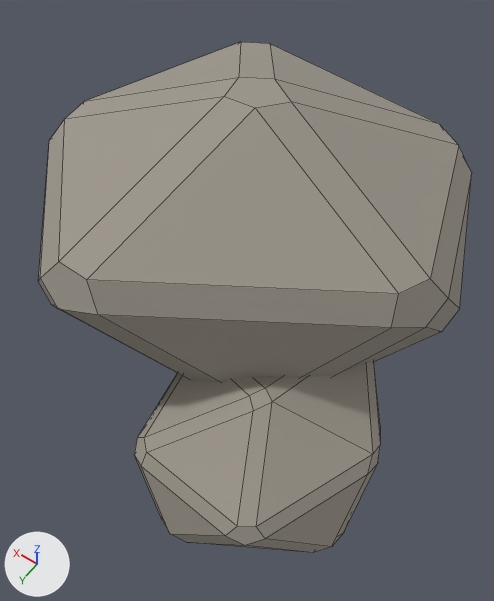
An edit to the FBX model Assets/Art/Models/Environment/Rock_B.fbx, drawn before and after from the same camera.
Both versions are drawn from a 50 mm camera at (-0.518, 0.751, 1.157) aimed at (-0.077, 0.134, 0.187). Every picture has the same lights, and +X, +Y and +Z are marked at lower left. The picture after the commit comes second. Mesh edges are drawn as thin lines. Where no turn or scale is listed for an object, it has been applied to the vertices.

Before the edit, the objects in view are built like this:
```python
me_rock_b = bpy.data.meshes.new('Rock_B')
me_rock_b.from_pydata(...)  # 118 vertices, 123 faces; spans x -0.42..0.384, y -0.389..0.512, z -0.034..0.521
me_rock_b.materials.append(mat_rock)  # grey #9b958a
ob_rock_b = bpy.data.objects.new('Rock_B', me_rock_b)
ob_rock_b.location = (0.0, 0.0, 0.0)
```
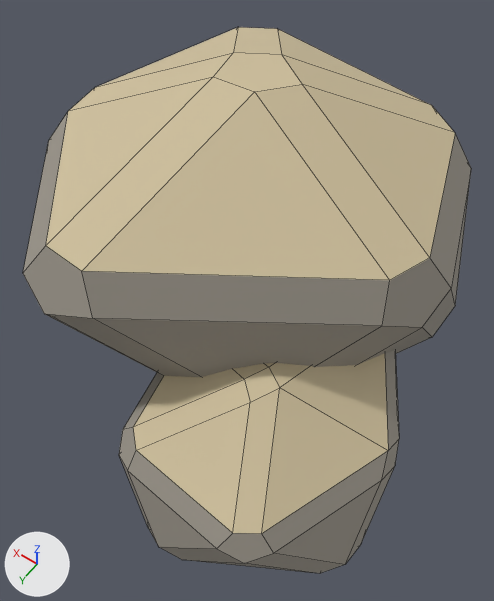
Pixel boxes (x1, y1, x2, y2) of what changed, in the pictures (494 x 601 px; the box of a moved part takes in the faces that stretch with it):
```json
{"object": "Rock_B", "change": "reshaped", "before": [38, 42, 472, 553], "after": [23, 27, 471, 573], "on screen": "7% taller"}
{"part": 1, "of": "me_rock_b", "change": "moved or reshaped", "before": [38, 42, 472, 553], "after": [23, 27, 471, 573]}
{"part": 2, "of": "me_rock_b", "change": "recoloured", "before": [59, 42, 459, 294], "after": [46, 27, 455, 280]}
{"part": 3, "of": "me_rock_b", "change": "recoloured", "before": [145, 363, 373, 526], "after": [133, 353, 388, 534]}
```

Scene script edits in JSON lines:
```json
{"op": "add", "block": "mat_stone", "code": ["mat_stone = principled_material('Stone')", "mat_stone.base_color = (0.61, 0.515, 0.328)  # beige #cdbe9b", "mat_stone.roughness = 0.8"]}
{"block": "me_rock_b", "where": "# used by ob_rock_b; location = (0.0, 0.0, 0.0)"}
{"op": "remove", "block": "me_rock_b", "code": "me_rock_b.from_pydata(...)  # 118 vertices, 123 faces; spans x -0.42..0.384, y -0.389..0.512, z -0.034..0.521"}
{"op": "add", "block": "me_rock_b", "code": "me_rock_b.from_pydata(...)  # 118 vertices, 123 faces; spans x -0.452..0.374, y -0.407..0.54, z -0.061..0.56"}
{"block": "me_rock_b", "change": "me_rock_b part 1: 118 of 118 vertices moved; they spanned x -0.42..0.384, y -0.389..0.512, z -0.034..0.521 and now span x -0.452..0.374, y -0.407..0.54, z -0.061..0.56; mean shift (-0.001, 0.0, 0.008)"}
{"block": "me_rock_b", "change": "me_rock_b part 2: all 11 faces centred in x -0.229..0.204, y -0.195..0.21, z 0.433..0.517 switch from mat_rock (grey #9b958a) to mat_stone (beige #cdbe9b)"}
{"block": "me_rock_b", "change": "me_rock_b part 3: all 10 faces centred in x -0.325..-0.125, y 0.19..0.421, z 0.196..0.239 switch from mat_rock (grey #9b958a) to mat_stone (beige #cdbe9b)"}
```
